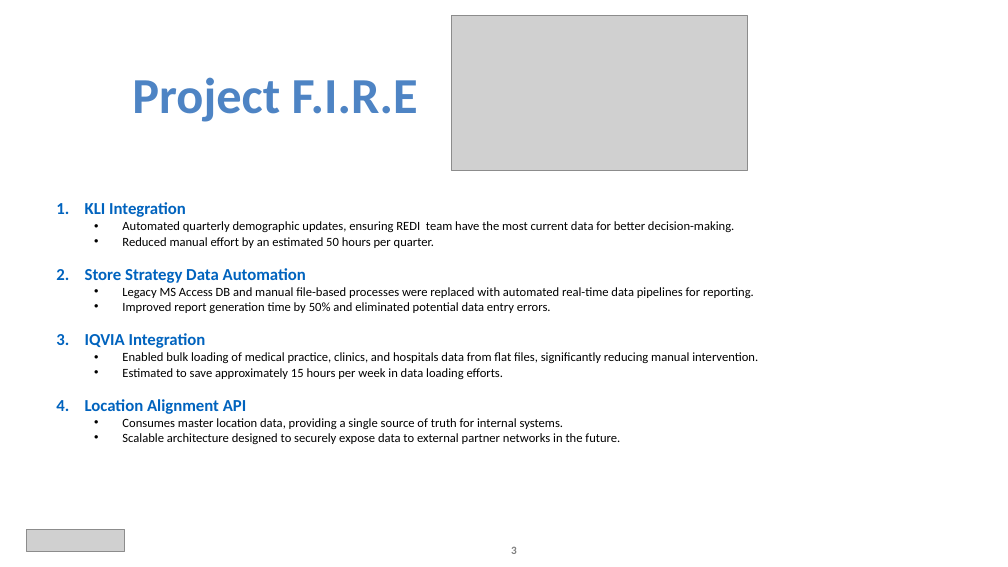
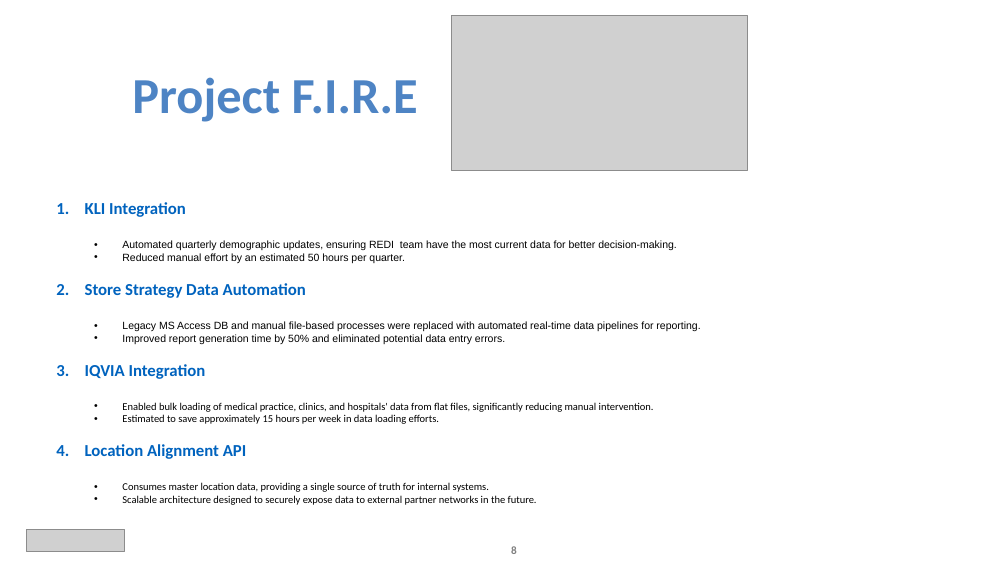
Before and after one commit to vinmidd/Application, a slide deck: slide 8 of Project Delivery Summary & Value Realization_v0.1.pptx (slide 3 before the commit). Drawn at 1008x567 pixels with LibreOffice and Linux fonts; fonts in the diff are those of the drawing; grey boxes stand for pictures; background and template pictures are left out. Boxes give left, top, right and bottom in pixels: in the first picture for what was removed or moved away, otherwise in the second. Text is boxed around its words. In the diff, an @@ line names an element or a change of style, - is before the commit and + after.

```diff
--- a/Project Delivery Summary & Value Realization_v0.1.pptx
+++ b/Project Delivery Summary & Value Realization_v0.1.pptx
@@ text at (122,240,700,505): size 12 to 10 pt in "Automated quarterly demographic updates, ensuring REDI team ...", "Reduced manual effort by an estimated 50 ...", "Legacy MS Access DB and manual file-based ...", "Improved report generation time by 50% and ..." and 3 more places; font Calibri to Arial in "Automated quarterly demographic updates, ensuring REDI team ...", "Reduced manual effort by an estimated 50 ...", "Legacy MS Access DB and manual file-based ...", "Improved report generation time by 50% and ..." @@
@@ text at (122,402,654,412): text changed; size 12 to 10 pt @@
-  • Enabled bulk loading of medical practice, clinics, and hospitals data from flat files, significantly reducing manual intervention.
+  • Enabled bulk loading of medical practice, clinics, and hospitals' data from flat files, significantly reducing manual intervention.
```
Also in this commit, not shown: 3 other slides changed, 1 slide added, 6 other files.
